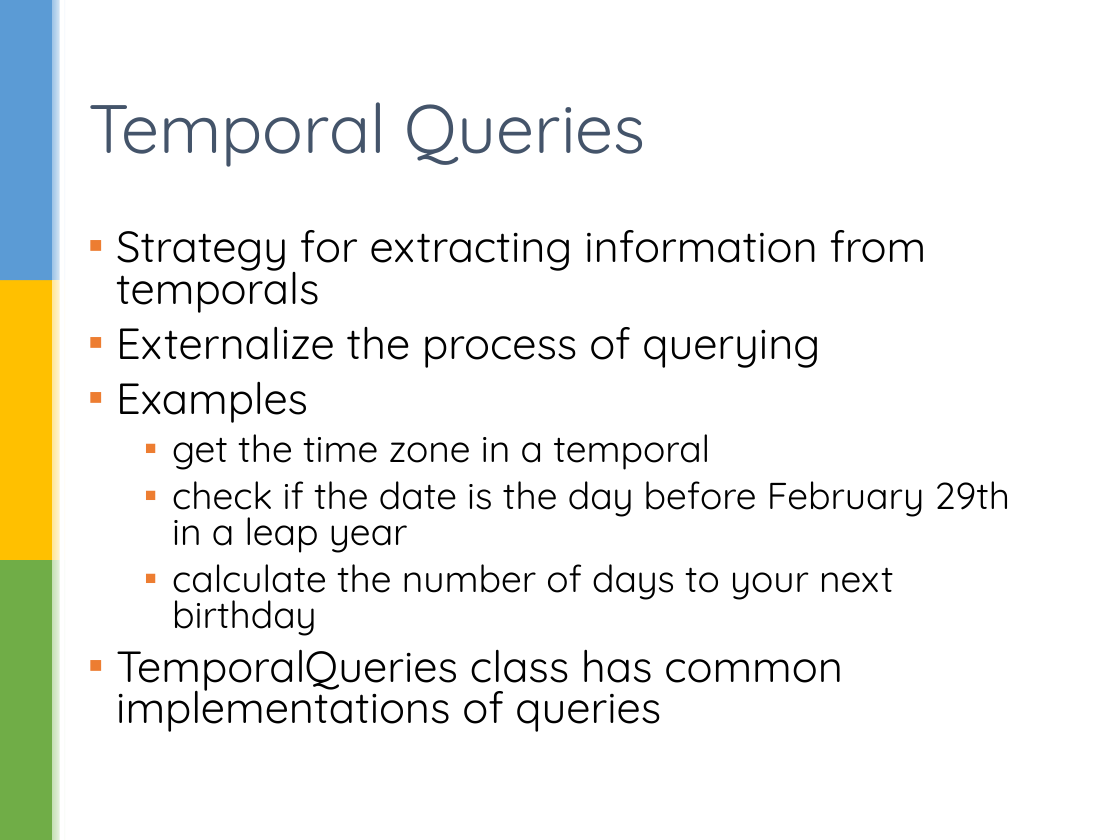
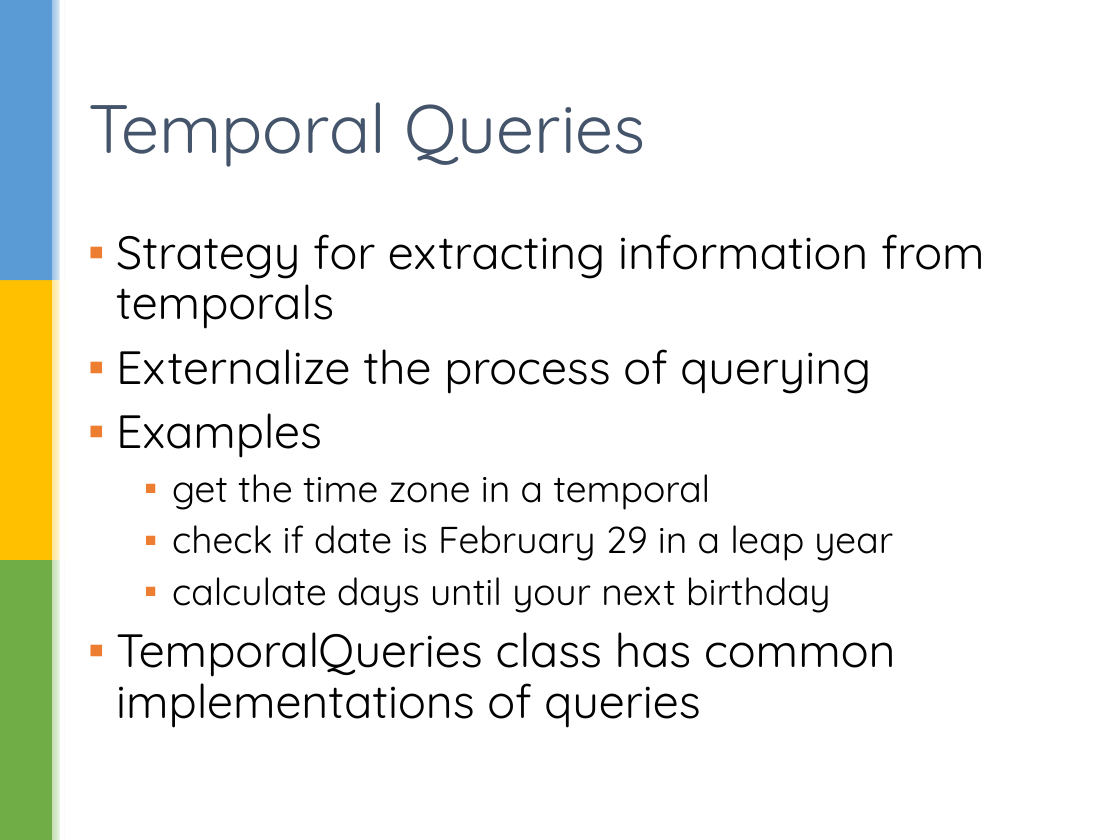
Before and after one commit to sualeh/make-a-date, a slide deck: slide 31 of Java 8 Date and Time API.pptx. Drawn at 1120x840 pixels with LibreOffice and Linux fonts; fonts in the diff are those of the drawing; background and template pictures are left out. Boxes give left, top, right and bottom in pixels: in the first picture for what was removed or moved away, otherwise in the second. Text is boxed around its words. In the diff, an @@ line names an element or a change of style, - is before the commit and + after.

Commit message:
Formatting and editing

```diff
--- a/Java 8 Date and Time API.pptx
+++ b/Java 8 Date and Time API.pptx
@@ text at bbox=[116, 234, 985, 728]: size 28 to 30 pt in "Strategy for extracting information from temporals", "Externalize the process of querying", "Examples", "TemporalQueries class has common implementations of queries"; line spacing 0.8 to 0.9 @@
@@ text at bbox=[172, 525, 893, 613]: text changed @@
-  ▪ check if the date is the day before February 29th in a leap year
-  ▪ calculate the number of days to your next birthday
+  ▪ check if date is February 29 in a leap year
+  ▪ calculate days until your next birthday
```
Also in this commit, not shown: 23 other slides changed.
